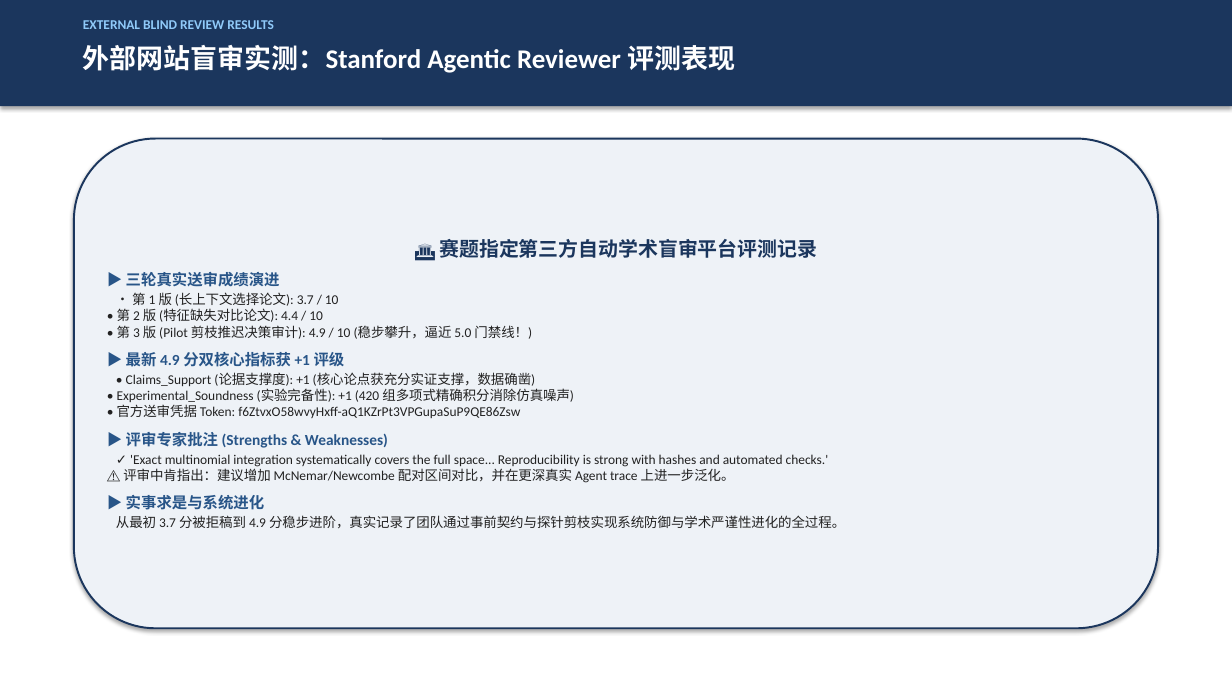
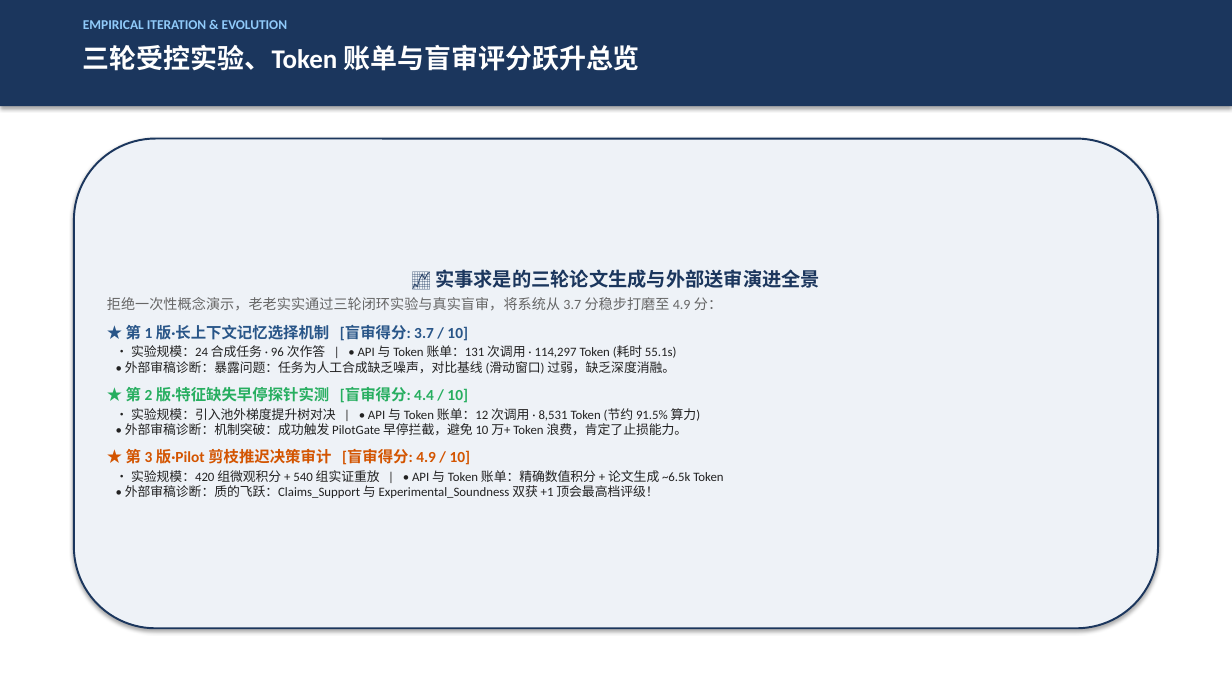
Before and after one commit to MieSheeeep/JiuwenSwarmPaperAgent, a slide deck: slide 6 of docs/第6组项目汇报PPT_终版.pptx (slide 7 before the commit). Drawn at 1232x693 pixels with LibreOffice and Linux fonts; fonts in the diff are those of the drawing. Boxes give left, top, right and bottom in pixels: in the first picture for what was removed or moved away, otherwise in the second. Text is boxed around its words. In the diff, an @@ line names an element or a change of style, - is before the commit and + after.

```diff
--- a/docs/第6组项目汇报PPT_终版.pptx
+++ b/docs/第6组项目汇报PPT_终版.pptx
@@ text at [83, 20, 287, 29]: text changed @@
-EXTERNAL BLIND REVIEW RESULTS
+EMPIRICAL ITERATION & EVOLUTION
@@ text at [83, 45, 639, 71]: text changed @@
-外部网站盲审实测：Stanford Agentic Reviewer 评测表现
+三轮受控实验、Token 账单与盲审评分跃升总览
@@ text in rounded rectangle at [107, 269, 820, 498]: text changed; size 10.5 to 10 pt @@
-🏛️ 赛题指定第三方自动学术盲审平台评测记录
-▶ 三轮真实送审成绩演进
-• 第 1 版 (长上下文选择论文): 3.7 / 10
-• 第 2 版 (特征缺失对比论文): 4.4 / 10
-• 第 3 版 (Pilot 剪枝推迟决策审计): 4.9 / 10 (稳步攀升，逼近 5.0 门禁线！)
-▶ 最新 4.9 分双核心指标获 +1 评级
-• Claims_Support (论据支撑度): +1 (核心论点获充分实证支撑，数据确凿)
-• Experimental_Soundness (实验完备性): +1 (420 组多项式精确积分消除仿真噪声)
-• 官方送审凭据 Token: f6ZtvxO58wvyHxff-aQ1KZrPt3VPGupaSuP9QE86Zsw
-▶ 评审专家批注 (Strengths & Weaknesses)
-✓ 'Exact multinomial integration systematically covers the full space... Reproducibility is strong with hashes and automated checks.'
-⚠️ 评审中肯指出：建议增加 McNemar/Newcombe 配对区间对比，并在更深真实 Agent trace 上进一步泛化。
-▶ 实事求是与系统进化
-从最初 3.7 分被拒稿到 4.9 分稳步进阶，真实记录了团队通过事前契约与探针剪枝实现系统防御与学术严谨性进化的全过程。
+📈 实事求是的三轮论文生成与外部送审演进全景
+拒绝一次性概念演示，老老实实通过三轮闭环实验与真实盲审，将系统从 3.7 分稳步打磨至 4.9 分：
+★ 第 1 版·长上下文记忆选择机制 [盲审得分: 3.7 / 10]
+• 实验规模：24 合成任务 · 96 次作答 | • API 与 Token 账单：131 次调用 · 114,297 Token (耗时 55.1s)
+• 外部审稿诊断：暴露问题：任务为人工合成缺乏噪声，对比基线 (滑动窗口) 过弱，缺乏深度消融。
+★ 第 2 版·特征缺失早停探针实测 [盲审得分: 4.4 / 10]
+• 实验规模：引入池外梯度提升树对决 | • API 与 Token 账单：12 次调用 · 8,531 Token (节约 91.5% 算力)
+• 外部审稿诊断：机制突破：成功触发 PilotGate 早停拦截，避免 10 万+ Token 浪费，肯定了止损能力。
+★ 第 3 版·Pilot 剪枝推迟决策审计 [盲审得分: 4.9 / 10]
+• 实验规模：420 组微观积分 + 540 组实证重放 | • API 与 Token 账单：精确数值积分 + 论文生成 ~6.5k Token
+• 外部审稿诊断：质的飞跃：Claims_Support 与 Experimental_Soundness 双获 +1 顶会最高档评级！
```
Also in this commit, not shown: 12 other slides changed, 3 slides added, 3 slides removed, 3 other files.
